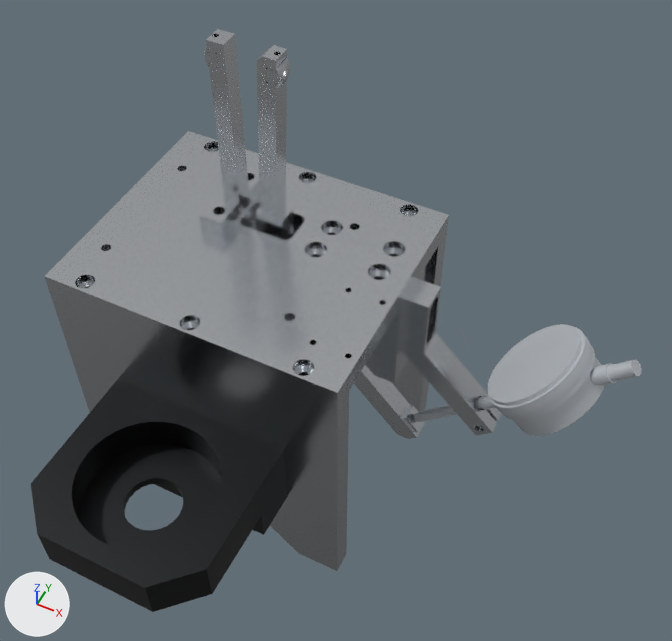
The glTF model TJ_OUTERRACE/Spherometer/Spherometer.glb as it was, and as the next commit left it.
Before and after are seen from a 50 mm lens placed at (0.203, -0.292, 0.492), pointed at (0.069, -0.024, 0.156). The lights are fixed; the arrows at lower left show +X, +Y and +Z. The picture after the commit comes second. Where no turn or scale is listed for an object, it has been applied to the vertices.

Names of what the first picture shows: 'Action 1', 'Spherometer.004', 'Spherometer.005', 'Spherometer.006', 'Spherometer.007', 'Spherometer.011', 'Spherometer.013', 'Spherometer.014', 'Spherometer.015' and 2 more.
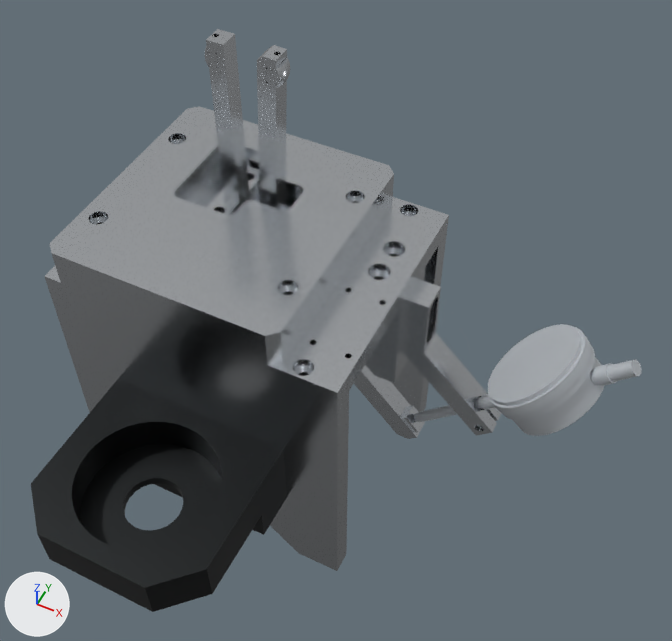
The change, as a list of edits to the scene's bpy script:
```text
Add me_spherometer_parts:
    me_spherometer_parts.from_pydata(...)  # 522 vertices, 1060 faces; spans x -0.0629..0.0621, y -0.0691..0.0609, z -0.0117..0.0083
    me_spherometer_parts.materials.append(mat_opaque_255_255_255__003)  # light grey #d0d4d8
Add ob_spherometer_parts:
    ob_spherometer_parts = bpy.data.objects.new('Spherometer parts', me_spherometer_parts)
    ob_spherometer_parts.location = (0.0004, -0.0006, 0.1787)
```

Boxes [x1, y1, x2, y2] around the edits, measured in the pictures (672 x 641 px):
'Spherometer parts', added
    after: [50, 106, 394, 365]
'Spherometer.013', unchanged, covered by the edit
    before: [44, 131, 449, 409]
    after: [44, 175, 449, 409]
